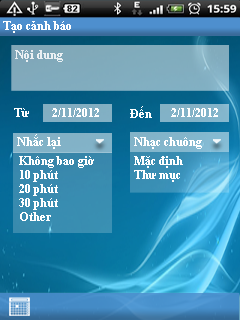
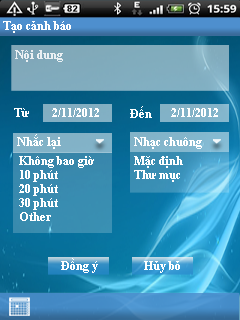
Layered file, before and after one edit (240x320). Changes by layer:
added layer "Hủy bỏ" above "nhac_chuong_field" over [144, 261, 180, 273]
added layer "month_tab copy 3" (73%) above "Đồng ý" over [132, 257, 193, 275]
added layer "Đồng ý" above "month_tab copy 2" over [61, 258, 98, 273]
added layer "month_tab copy 2" (73%) above "mui_ten_combobox_1 copy" over [48, 257, 109, 275]
